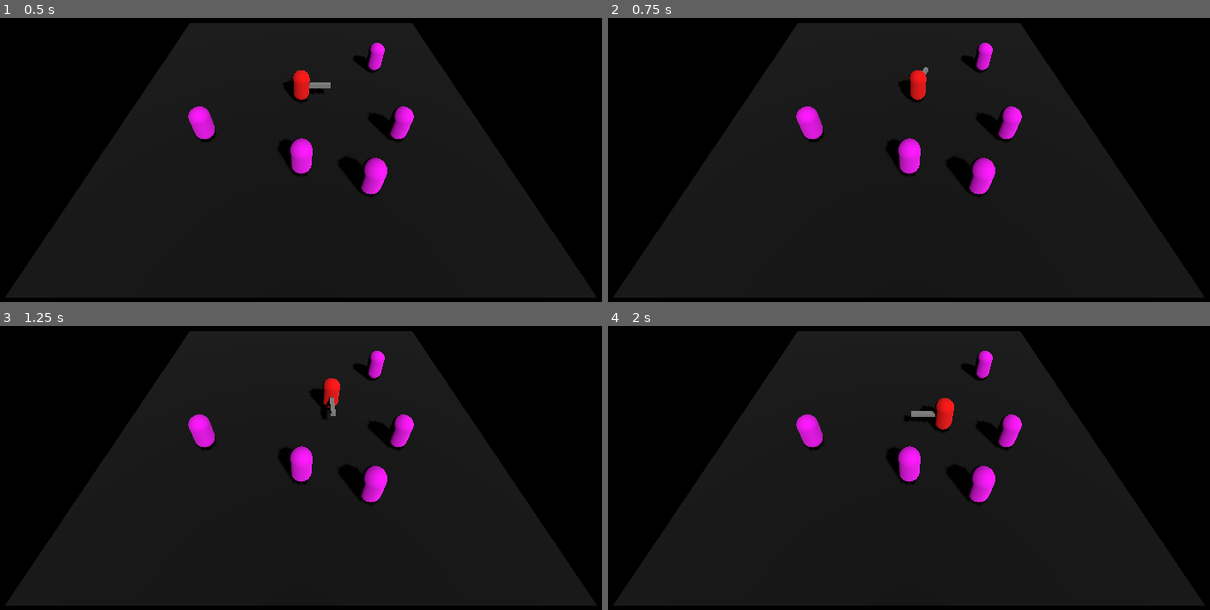
Above: before the commit, frames 1-4 (two rows, left to right).
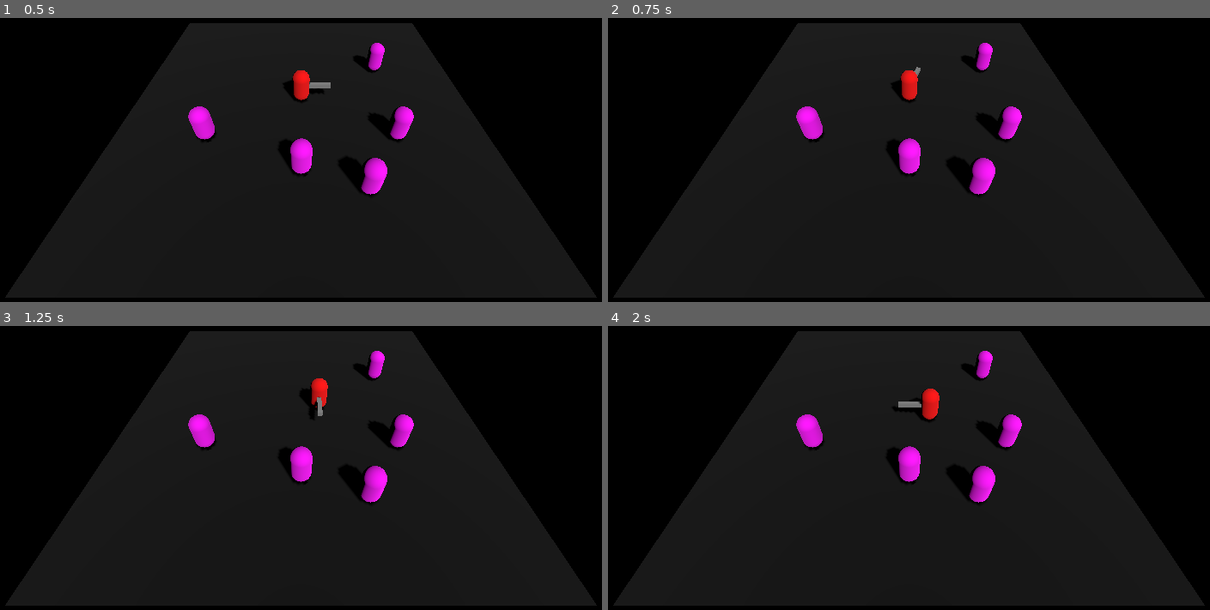
Above: after the commit, the same moments.

Repository: ralabate/salamander-sorcerer-remake
Game: Godot game, scene res://main.tscn
Two runs of this game, one before a commit and one after it. Both use one fixed random seed, a clock stepped at 60 frames per second and the inputs below.
Inputs:
- Up to frame 1 (0.5 s): no input
- Up to frame 2 (0.75 s): tap Enter (ui_accept) at 0.5 s; hold Right (ui_right) from 0.53 s (still down)
- Up to frame 3 (1.25 s): keep holding Right (ui_right); tap Enter (ui_accept) at 0.77 s
- Up to frame 4 (2 s): release Right (ui_right) at 1.28 s; hold Down (ui_down) from 1.28 s (still down); tap Enter (ui_accept) at 1.52 s

Frame 1 is identical in both runs. In frame 2, 0.5% of the frame differs, in the area x 47-54%, y 17-30%; in frame 3, 0.6%; in frame 4, 0.8%, in the area x 47-58%, y 22-38%.

Commit message:
stop player movement when playing the attack anim

Diff:
--- a/salamander/player.gd
+++ b/salamander/player.gd
@@ -18,7 +18,7 @@
 
 	var input_dir := Input.get_vector("ui_left", "ui_right", "ui_up", "ui_down")
 	var direction := (transform.basis * Vector3(input_dir.x, 0, input_dir.y)).normalized()
-	if direction:
+	if direction and animation_player.current_animation != "swipe":
 		velocity.x = direction.x * SPEED
 		velocity.z = direction.z * SPEED
 	else:
